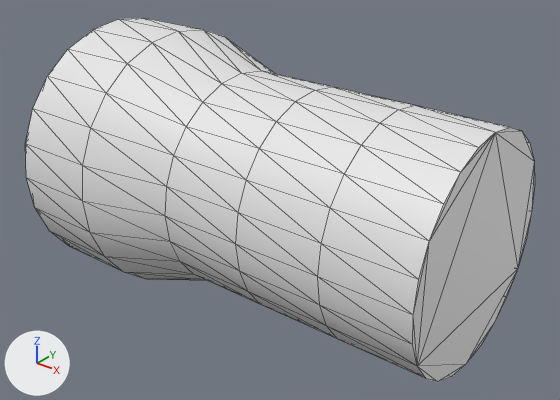
An edit to the FBX model Assets/Meshes/Structures/TrunkStart.FBX, drawn before and after from the same camera.
Before and after are seen from a 50 mm lens placed at (0.54, -0.657, 0.397), pointed at (0.017, -0.003, -0.008). Arrows for +X, +Y and +Z are at lower left; the lights stay in place. Mesh edges are drawn as thin lines.

The older version as bpy lines, for what is in view:
```python
me_mesh = bpy.data.meshes.new('Mesh')
me_mesh.from_pydata(...)  # 144 vertices, 284 faces; spans x -33.1..32.6, y -33.0..32.7, z -0.3..41.2
ob_weg_mitte = bpy.data.objects.new('Weg_Mitte', me_mesh)
ob_weg_mitte.location = (-0.2501, -0.0005, 0.0008)
ob_weg_mitte.rotation_euler = (0.555, 1.559, 0.554)  # degrees (32, 89, 32)
ob_weg_mitte.scale = (0.00508, 0.00508, 0.0127)
```
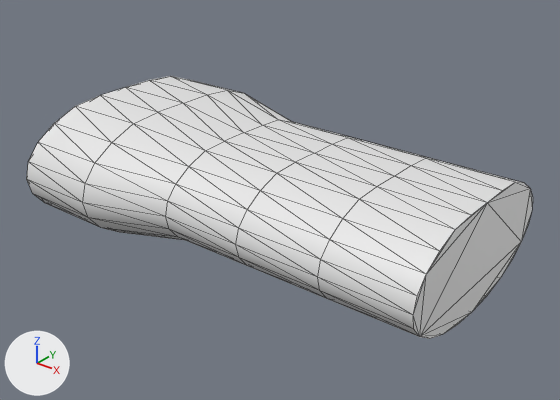
What differs and where, as boxes [x1, y1, x2, y2] in the pictures (560 x 400 px; the box of a moved part takes in the faces that stretch with it):
'Weg_Mitte', reshaped, rescaled (28% shorter)
    before: [25, 18, 535, 382]
    after: [27, 76, 533, 339]
part 1 of me_mesh, moved or reshaped
    before: [69, 30, 259, 102]
    after: [77, 76, 262, 151]
part 2 of me_mesh, moved or reshaped
    before: [203, 39, 479, 172]
    after: [206, 91, 515, 229]
part 3 of me_mesh, moved or reshaped
    before: [205, 31, 534, 366]
    after: [207, 95, 530, 336]
part 4 of me_mesh, moved or reshaped
    before: [93, 18, 241, 83]
    after: [101, 80, 243, 141]

The change in detail:
me_mesh has 144 vertices, 284 faces and spans x -33.1..32.6, y -33.0..32.7, z -0.3..41.2.
me_mesh is used by ob_weg_mitte; location (-0.2501, -0.0005, 0.0008); rotation (0.555, 1.559, 0.554), in degrees (32, 89, 32); scale (0.00508, 0.00508, 0.0127).
me_mesh part 1: all 4 vertices in x -32.1..-31.8, y -8.3..8.8, z -0.1..8.5 are moved by (1.8, 0.0, 0.0).
me_mesh part 2: all 8 vertices in x -25.5..-25.0, y -6.5..7.3, z 16.5..41.2 are moved by (1.9, 0.0, 0.0).
me_mesh part 3: all 4 vertices in x -26.3..-25.9, y 0.3..0.5, z 16.5..41.2 are moved by (2.8, 0.0, 0.0).
me_mesh part 4: all 2 vertices in x -33.1..-33.0, y 0.2..0.3, z -0.1..8.5 are moved by (2.9, 0.0, 0.0).
Object 'Weg_Mitte' (ob_weg_mitte) is rescaled from (0.00508, 0.00508, 0.0127) to (0.00254, 0.00508, 0.0127).
